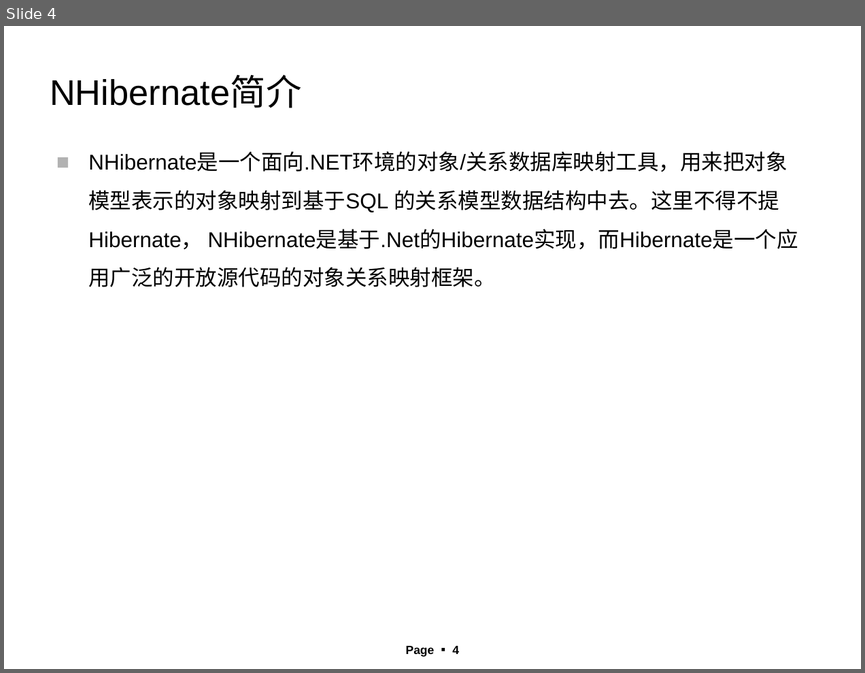
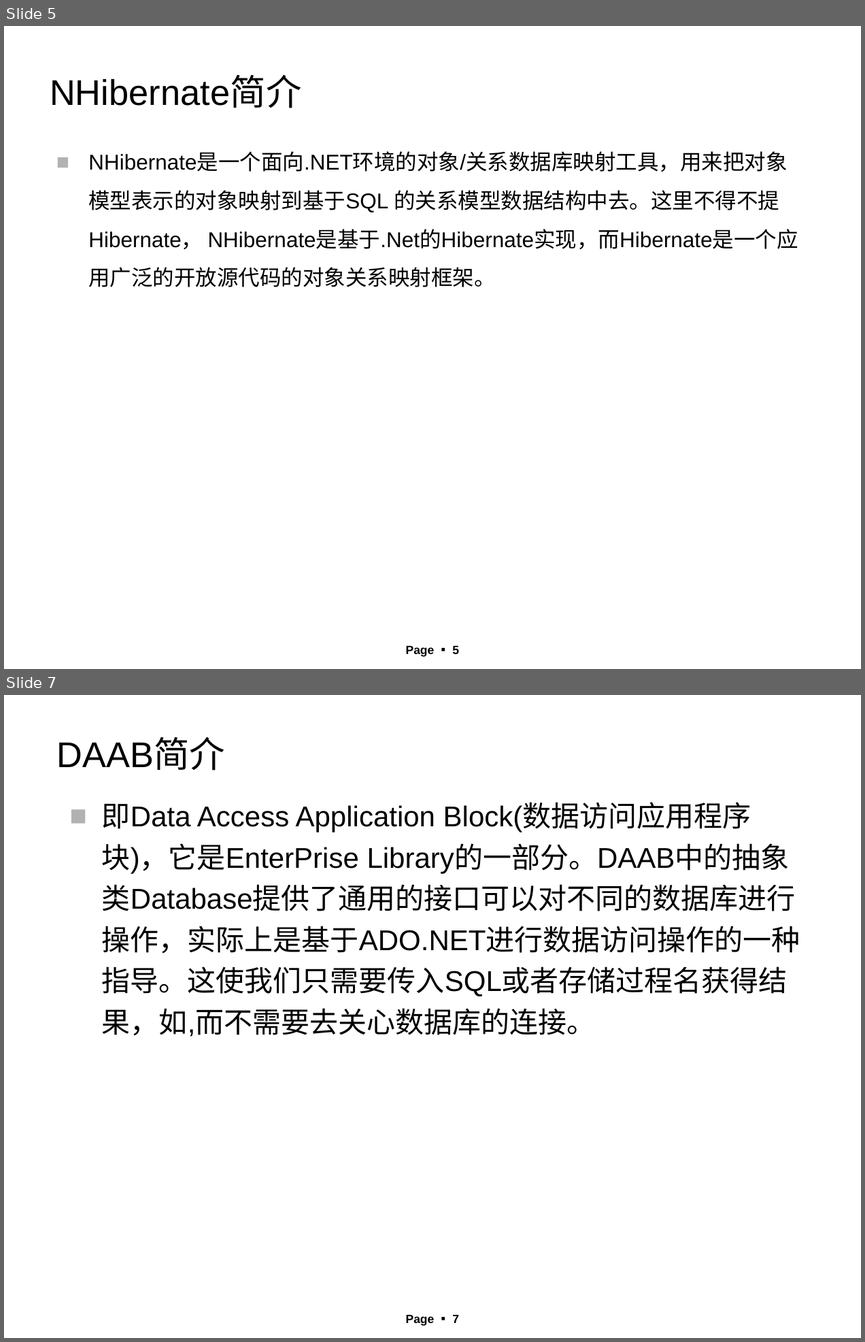
Before and after one commit to angrywindsoffice/anrgywindsPerson, a slide deck: Data Persistence Framework Pre-Research.ppt. Shown one above the other, each under a label of ours: slide 4 before the commit, slides 5 and 7 after it; the slides between them are not shown. The pictures are 865x673 and 865x1342 pixels, drawn with LibreOffice and Linux fonts; fonts in the diff are those of the drawing; background and template pictures are left out. Boxes give left, top, right and bottom in pixels: in the first picture for what was removed or moved away, otherwise in the second. Text is boxed around its words. In the diff, an @@ line names an element or a change of style, - is before the commit and + after.

```diff
--- a/Data Persistence Framework Pre-Research.ppt
+++ b/Data Persistence Framework Pre-Research.ppt
@@ slide 7 added at (4,695,861,1338), background picture (left out); not listed: 1 template element that a slide beside it also shows @@
@@ title added at (56,739,225,770), 30 pt, text #000000 @@
+DAAB简介
@@ text added at (102,804,800,1036), 24 pt, text #000000 @@
+■ 即Data Access Application Block(数据访问应用程序块)，它是EnterPrise Library的一部分。DAAB中的抽象类Database提供了通用的接口可以对不同的数据库进行操作，实际上是基于ADO.NET进行数据访问操作的一种指导。这使我们只需要传入SQL或者存储过程名获得结果，如,而不需要去关心数据库的连接。
@@ what was slide 4 is now slide 5 @@
@@ page number at (406,645,459,656): text changed @@
-Page ▪ 4
+Page ▪ 5
```
Also in this commit, not shown: 1 slide changed, 3 other slides added, 8 slides removed.
